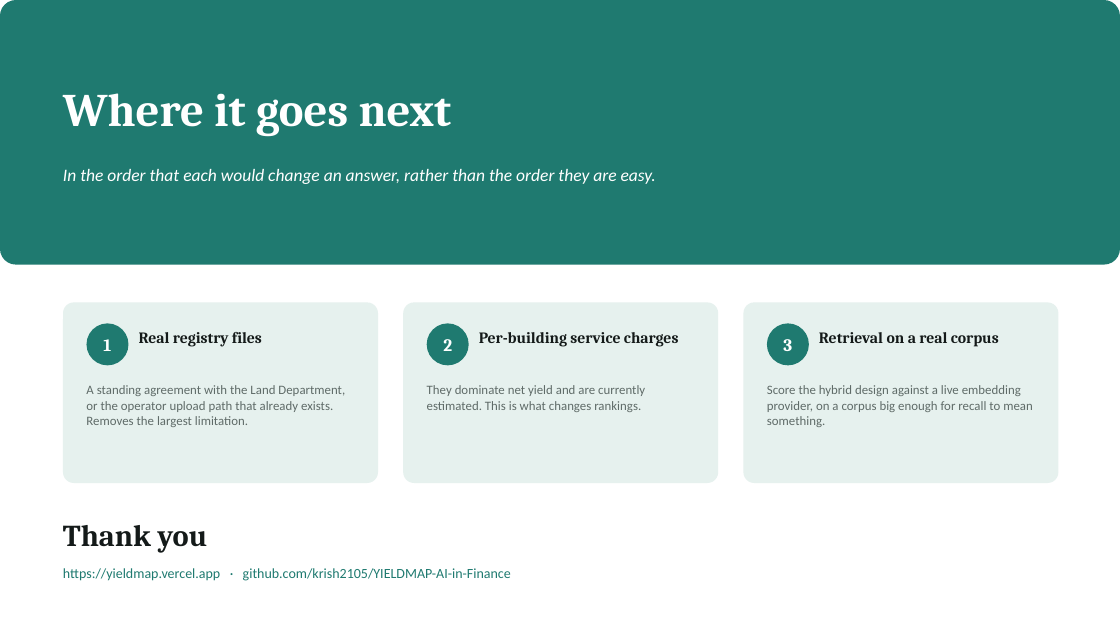
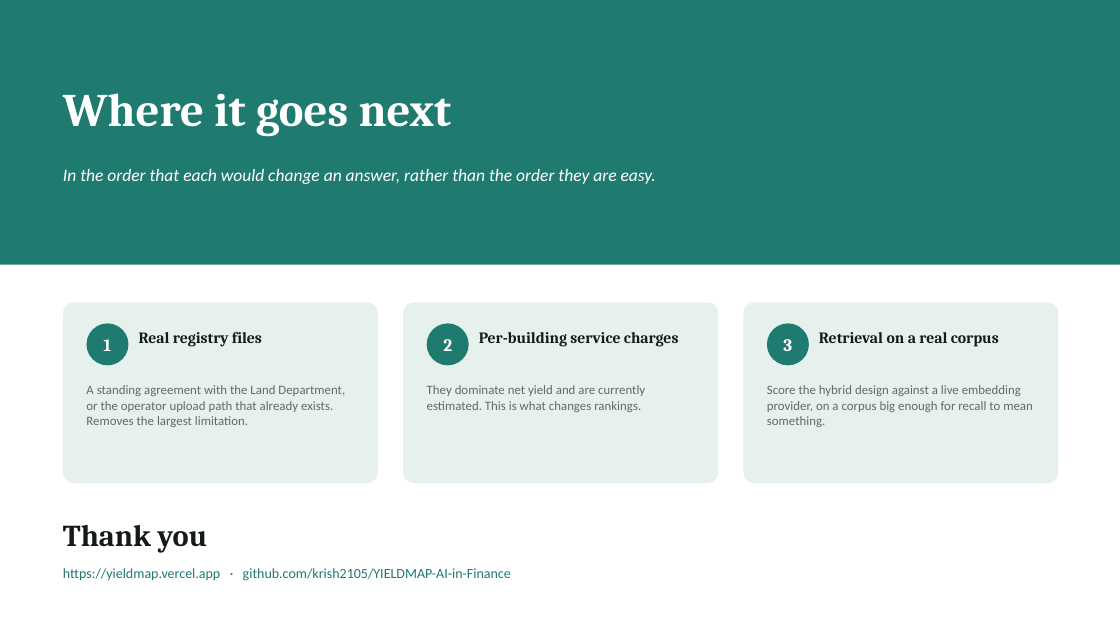
Before and after one commit to krish2105/YIELDMAP-AI-in-Finance, a slide deck: slide 12 of docs/AI217_YIELDMAP_deck.pptx. Drawn at 1120x630 pixels with LibreOffice and Linux fonts; fonts in the diff are those of the drawing. Boxes give left, top, right and bottom in pixels: in the first picture for what was removed or moved away, otherwise in the second. Text is boxed around its words. In the diff, an @@ line names an element or a change of style, - is before the commit and + after.

```diff
--- a/docs/AI217_YIELDMAP_deck.pptx
+++ b/docs/AI217_YIELDMAP_deck.pptx
@@ rectangle at (x1=0, y1=0, x2=1120, y2=265): rounded rectangle to rectangle @@
```
Also in this commit, not shown: 3 other slides changed, 6 other files.
